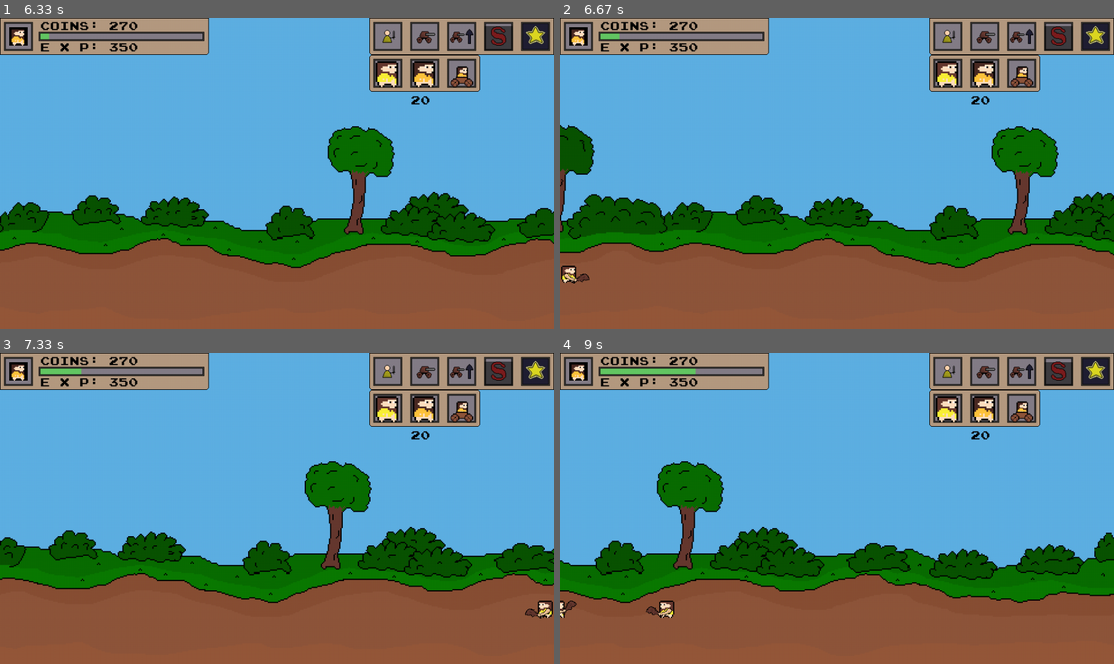
Above: before the commit, frames 1-4 (two rows, left to right).
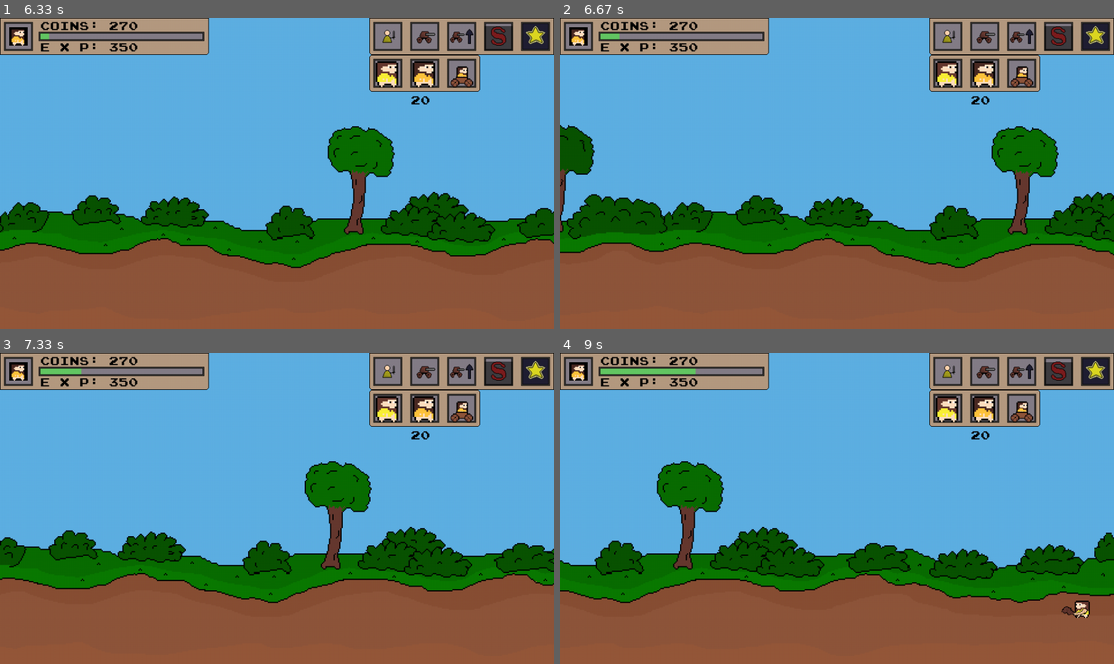
Above: after the commit, the same moments.

Repository: de-dust-enjoyer/age_of_pixel_pygame
Game: pygame game, started from main.py
Same seed, same stepped clock (60 frames per second), same inputs: the game is played once before the commit and once after it.
Inputs (mouse positions are in pixels of both pictures, inside the frame that each line leads up to):
- Up to frame 1 (6.33 s): click (426, 36) at 0.38 s; click (387, 36) at 0.72 s; click (387, 73) at 1.05 s; hold Right 1.33-1.8 s; click (426, 73) at 1.88 s; hold Right 2.17-2.63 s; hold Left 2.67-3.2 s; hold Left 3.23-3.63 s; hold Right 3.67-4.3 s; hold Left 4.33-4.8 s; hold Right 4.83-5.3 s; hold Right 5.33-5.8 s; hold Left from 5.83 s (still down)
- Up to frame 2 (6.67 s): release Left at 6.37 s; hold Left from 6.4 s (still down)
- Up to frame 3 (7.33 s): release Left at 6.8 s; hold Right from 6.83 s (still down)
- Up to frame 4 (9 s): release Right at 7.47 s; hold Left 7.5-7.97 s; hold Right 8-8.47 s; hold Right 8.5-8.97 s

Frame 1 is identical in both runs. In frame 2, 0.2% of the frame differs, in the area x 0-6%, y 79-86%; in frame 3, 0.2%; in frame 4, 0.5%, in the area x 0-96%, y 79-86%.

Commit message:
reset unit movement speed

Diff:
--- a/main.py
+++ b/main.py
@@ -2339,7 +2339,7 @@
 		if self.has_weapon:
 			self.weapon_rotation = 0
 			self.idle_swinging_direction = 0
-		self.movement_speed = 4
+		self.movement_speed = 1
 		self.fall_speed = 0
 		self.ranged = unit_info.is_unit_ranged[self.id]
 		self.cost = unit_info.unit_cost[self.id]
